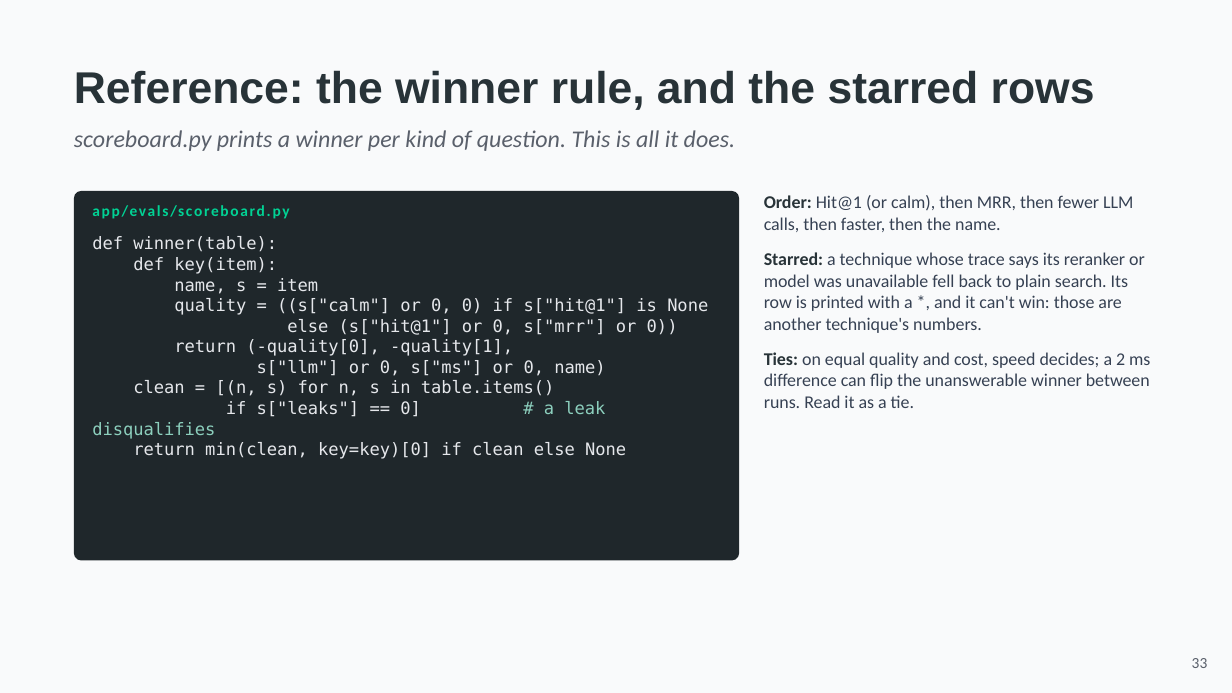
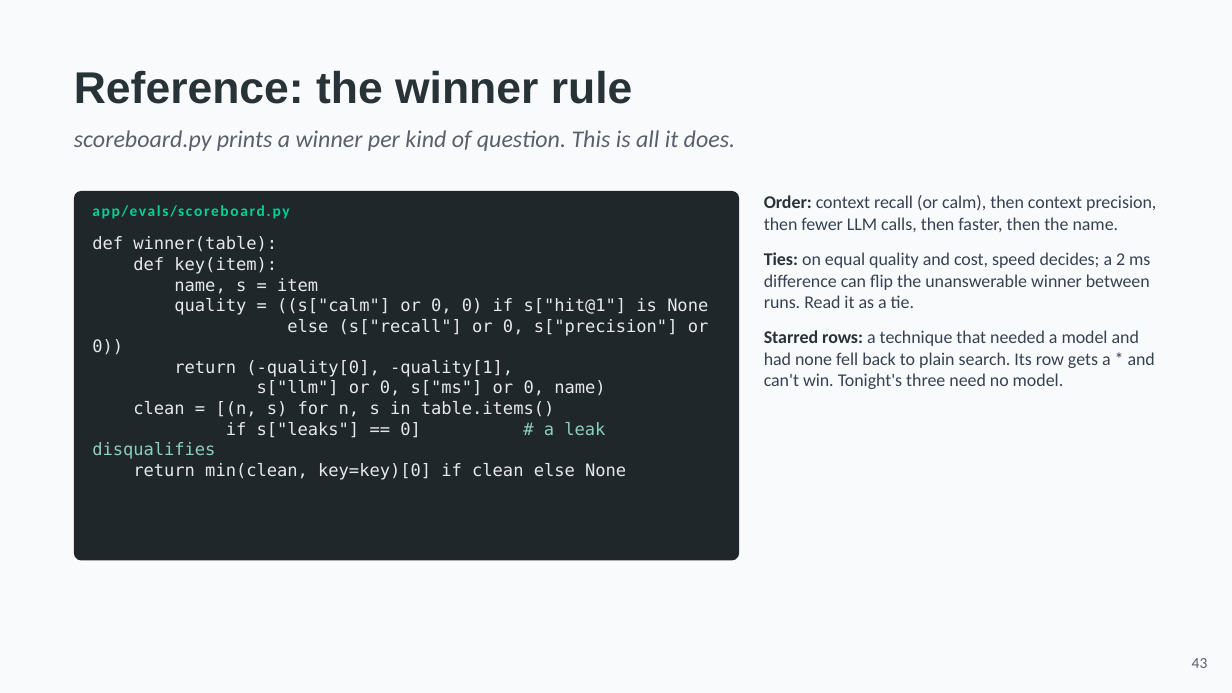
Before and after one commit to hasankanaan26/acme-desk, a slide deck: slide 43 of slides/part3-retrieval.pptx (slide 33 before the commit). Drawn at 1232x693 pixels with LibreOffice and Linux fonts; fonts in the diff are those of the drawing. Boxes give left, top, right and bottom in pixels: in the first picture for what was removed or moved away, otherwise in the second. Text is boxed around its words. In the diff, an @@ line names an element or a change of style, - is before the commit and + after.

```diff
--- a/slides/part3-retrieval.pptx
+++ b/slides/part3-retrieval.pptx
@@ text at (74, 70, 633, 104): text changed @@
-Reference: the winner rule, and the starred rows
+Reference: the winner rule
@@ text at (764, 195, 1156, 232): text changed @@
-Order: Hit@1 (or calm), then MRR, then fewer LLM calls, then faster, then the name.
-Starred: a technique whose trace says its reranker or model was unavailable fell back to plain search. Its row is printed with a *, and it can't win: those are another technique's numbers.
+Order: context recall (or calm), then context precision, then fewer LLM calls, then faster, then the name.
@@ text at (92, 319, 709, 355): text changed @@
-else (s["hit@1"] or 0, s["mrr"] or 0))
+else (s["recall"] or 0, s["precision"] or 0))
@@ text at (764, 330, 1155, 389): paragraph added @@
+Starred rows: a technique that needed a model and had none fell back to plain search. Its row gets a * and can't win. Tonight's three need no model.
@@ text at (1192, 658, 1208, 668): text changed @@
-33
+43
```
Also in this commit, not shown: 21 other slides changed, 22 slides added, 16 slides removed, 48 other files.
